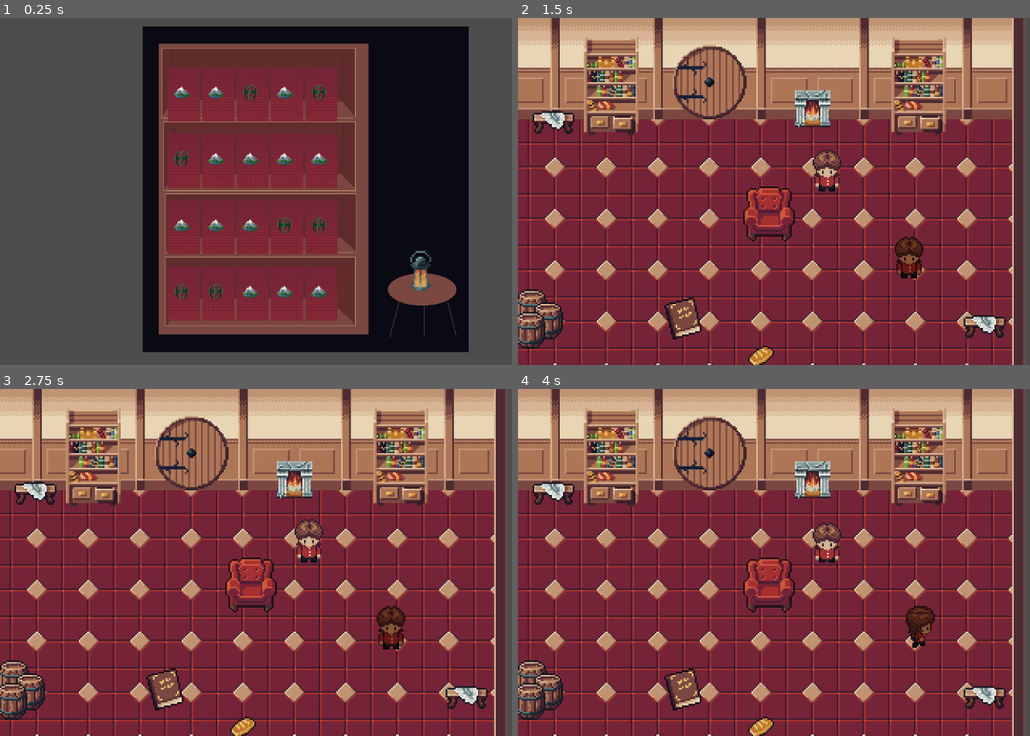
Above: before the commit, frames 1-4 (two rows, left to right).
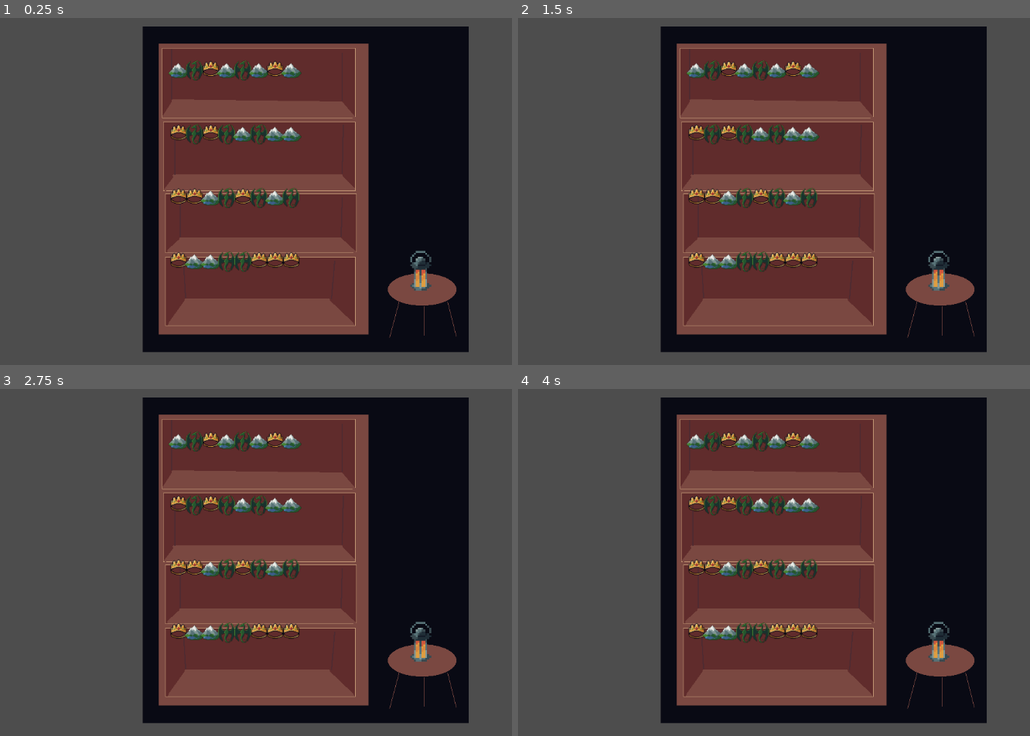
Above: after the commit, the same moments.

Repository: peterakerblom/hoblib
Game: Godot game, scene res://scenes/minigame/books_in_shelf.tscn
Same seed, same stepped clock (60 frames per second), same inputs: the game is played once before the commit and once after it. This scene is started directly instead of the project's main scene.
Inputs (mouse positions are in pixels of both pictures, inside the frame that each line leads up to):
- Up to frame 1 (0.25 s): no input
- Up to frame 2 (1.5 s): click (692, 87) at 0.52 s; click (712, 87) at 1.27 s
- Up to frame 3 (2.75 s): click (209, 458) at 2.02 s
- Up to frame 4 (4 s): click (743, 458) at 2.77 s; click (758, 458) at 3.52 s

The runs differ from the first frame. In frame 1, 14% of the frame differs, in the area x 32-66%, y 12-88%; in frame 2, 89%; in frame 3, 89%, in the area x 0-99%, y 0-100%; in frame 4, 89%.

Commit message:
wip minigame

Diff:
--- a/global/data.gd
+++ b/global/data.gd
@@ -4,5 +4,6 @@
 var library_standard := 10
 var genres := {
 	1 : "dragon",
-	2 : "mountain"
+	2 : "mountain",
+	3 : "crown",
 }
--- a/scenes/minigame/books_in_shelf.tscn
+++ b/scenes/minigame/books_in_shelf.tscn
@@ -3,7 +3,6 @@
 [ext_resource type="Script" uid="uid://btaurpq0smli8" path="res://scripts/minigame/books_in_shelf.gd" id="1_31w8l"]
 [ext_resource type="Texture2D" uid="uid://b2udnghf50le7" path="res://assets/sprites/minigame_shelf_640.png" id="1_gnhes"]
 [ext_resource type="Texture2D" uid="uid://yqna1apixot1" path="res://assets/lantern_32.png" id="2_nxuge"]
-[ext_resource type="PackedScene" uid="uid://c5my70684p2nu" path="res://scenes/minigame/shelf_level.tscn" id="4_ifevs"]
 [ext_resource type="Texture2D" uid="uid://cgvu2itdfjuf3" path="res://assets/sprites/ball_16.png" id="6_tej4a"]
 
 [node name="BooksInShelf" type="Control" unique_id=1870269912]
@@ -36,154 +35,6 @@
 [node name="VBoxContainer" type="VBoxContainer" parent="MarginContainer2/MarginContainer" unique_id=1073614996]
 layout_mode = 2
 
-[node name="MarginContainer" parent="MarginContainer2/MarginContainer/VBoxContainer" unique_id=1798199491 instance=ExtResource("4_ifevs")]
-visible = false
-layout_mode = 2
-
-[node name="MarginContainer2" type="MarginContainer" parent="MarginContainer2/MarginContainer/VBoxContainer" unique_id=1197526956]
-visible = false
-layout_mode = 2
-theme_override_constants/margin_top = 35
-
-[node name="Row2" type="HBoxContainer" parent="MarginContainer2/MarginContainer/VBoxContainer/MarginContainer2" unique_id=47339079]
-layout_mode = 2
-
-[node name="AspectRatioContainer" type="AspectRatioContainer" parent="MarginContainer2/MarginContainer/VBoxContainer/MarginContainer2/Row2" unique_id=968324345]
-custom_minimum_size = Vector2(60, 100)
-clip_contents = true
-layout_mode = 2
-stretch_mode = 3
-
-[node name="ColorRect" type="ColorRect" parent="MarginContainer2/MarginContainer/VBoxContainer/MarginContainer2/Row2/AspectRatioContainer" unique_id=783875120]
-layout_mode = 2
-color = Color(0.34436774, 0.55266136, 0.48811972, 1)
-
-[node name="AspectRatioContainer2" type="AspectRatioContainer" parent="MarginContainer2/MarginContainer/VBoxContainer/MarginContainer2/Row2" unique_id=866731228]
-custom_minimum_size = Vector2(60, 100)
-clip_contents = true
-layout_mode = 2
-stretch_mode = 3
-
-[node name="ColorRect" type="ColorRect" parent="MarginContainer2/MarginContainer/VBoxContainer/MarginContainer2/Row2/AspectRatioContainer2" unique_id=1663418709]
-layout_mode = 2
-color = Color(0.34436774, 0.55266136, 0.48811972, 1)
-
-[node name="AspectRatioContainer3" type="AspectRatioContainer" parent="MarginContainer2/MarginContainer/VBoxContainer/MarginContainer2/Row2" unique_id=1950612432]
-custom_minimum_size = Vector2(60, 100)
-clip_contents = true
-layout_mode = 2
-stretch_mode = 3
-
-[node name="ColorRect" type="ColorRect" parent="MarginContainer2/MarginContainer/VBoxContainer/MarginContainer2/Row2/AspectRatioContainer3" unique_id=557014425]
-layout_mode = 2
-color = Color(0.34436774, 0.55266136, 0.48811972, 1)
-
-[node name="AspectRatioContainer4" type="AspectRatioContainer" parent="MarginContainer2/MarginContainer/VBoxContainer/MarginContainer2/Row2" unique_id=267520581]
-custom_minimum_size = Vector2(60, 100)
-clip_contents = true
-layout_mode = 2
-stretch_mode = 3
-
-[node name="ColorRect" type="ColorRect" parent="MarginContainer2/MarginContainer/VBoxContainer/MarginContainer2/Row2/AspectRatioContainer4" unique_id=312337711]
-layout_mode = 2
-color = Color(0.34436774, 0.55266136, 0.48811972, 1)
-
-[node name="MarginContainer3" type="MarginContainer" parent="MarginContainer2/MarginContainer/VBoxContainer" unique_id=289402986]
-visible = false
-layout_mode = 2
-theme_override_constants/margin_top = 18
-
-[node name="Row3" type="HBoxContainer" parent="MarginContainer2/MarginContainer/VBoxContainer/MarginContainer3" unique_id=1130337763]
-layout_mode = 2
-
-[node name="AspectRatioContainer" type="AspectRatioContainer" parent="MarginContainer2/MarginContainer/VBoxContainer/MarginContainer3/Row3" unique_id=832913945]
-custom_minimum_size = Vector2(60, 100)
-clip_contents = true
-layout_mode = 2
-stretch_mode = 3
-
-[node name="ColorRect" type="ColorRect" parent="MarginContainer2/MarginContainer/VBoxContainer/MarginContainer3/Row3/AspectRatioContainer" unique_id=1493994479]
-layout_mode = 2
-color = Color(0.34436774, 0.55266136, 0.48811972, 1)
-
-[node name="AspectRatioContainer2" type="AspectRatioContainer" parent="MarginContainer2/MarginContainer/VBoxContainer/MarginContainer3/Row3" unique_id=2100082301]
-custom_minimum_size = Vector2(60, 100)
-clip_contents = true
-layout_mode = 2
-stretch_mode = 3
-
-[node name="ColorRect" type="ColorRect" parent="MarginContainer2/MarginContainer/VBoxContainer/MarginContainer3/Row3/AspectRatioContainer2" unique_id=1370244000]
-layout_mode = 2
-color = Color(0.34436774, 0.55266136, 0.48811972, 1)
-
-[node name="AspectRatioContainer3" type="AspectRatioContainer" parent="MarginContainer2/MarginContainer/VBoxContainer/MarginContainer3/Row3" unique_id=1993730746]
-custom_minimum_size = Vector2(60, 100)
-clip_contents = true
-layout_mode = 2
-stretch_mode = 3
-
-[node name="ColorRect" type="ColorRect" parent="MarginContainer2/MarginContainer/VBoxContainer/MarginContainer3/Row3/AspectRatioContainer3" unique_id=1744999936]
-layout_mode = 2
-color = Color(0.34436774, 0.55266136, 0.48811972, 1)
-
-[node name="AspectRatioContainer4" type="AspectRatioContainer" parent="MarginContainer2/MarginContainer/VBoxContainer/MarginContainer3/Row3" unique_id=300027794]
-custom_minimum_size = Vector2(60, 100)
-clip_contents = true
-layout_mode = 2
-stretch_mode = 3
-
-[node name="ColorRect" type="ColorRect" parent="MarginContainer2/MarginContainer/VBoxContainer/MarginContainer3/Row3/AspectRatioContainer4" unique_id=245836625]
-layout_mode = 2
-color = Color(0.34436774, 0.55266136, 0.48811972, 1)
-
-[node name="MarginContainer4" type="MarginContainer" parent="MarginContainer2/MarginContainer/VBoxContainer" unique_id=493949101]
-visible = false
-layout_mode = 2
-theme_override_constants/margin_top = 26
-
-[node name="Row4" type="HBoxContainer" parent="MarginContainer2/MarginContainer/VBoxContainer/MarginContainer4" unique_id=158715049]
-layout_mode = 2
-
-[node name="AspectRatioContainer" type="AspectRatioContainer" parent="MarginContainer2/MarginContainer/VBoxContainer/MarginContainer4/Row4" unique_id=632069150]
-custom_minimum_size = Vector2(60, 100)
-clip_contents = true
-layout_mode = 2
-stretch_mode = 3
-
-[node name="ColorRect" type="ColorRect" parent="MarginContainer2/MarginContainer/VBoxContainer/MarginContainer4/Row4/AspectRatioContainer" unique_id=1361265432]
-layout_mode = 2
-color = Color(0.34436774, 0.55266136, 0.48811972, 1)
-
-[node name="AspectRatioContainer2" type="AspectRatioContainer" parent="MarginContainer2/MarginContainer/VBoxContainer/MarginContainer4/Row4" unique_id=579740384]
-custom_minimum_size = Vector2(60, 100)
-clip_contents = true
-layout_mode = 2
-stretch_mode = 3
-
-[node name="ColorRect" type="ColorRect" parent="MarginContainer2/MarginContainer/VBoxContainer/MarginContainer4/Row4/AspectRatioContainer2" unique_id=86784916]
-layout_mode = 2
-color = Color(0.34436774, 0.55266136, 0.48811972, 1)
-
-[node name="AspectRatioContainer3" type="AspectRatioContainer" parent="MarginContainer2/MarginContainer/VBoxContainer/MarginContainer4/Row4" unique_id=1558775093]
-custom_minimum_size = Vector2(60, 100)
-clip_contents = true
-layout_mode = 2
-stretch_mode = 3
-
-[node name="ColorRect" type="ColorRect" parent="MarginContainer2/MarginContainer/VBoxContainer/MarginContainer4/Row4/AspectRatioContainer3" unique_id=2024662817]
-layout_mode = 2
-color = Color(0.34436774, 0.55266136, 0.48811972, 1)
-
-[node name="AspectRatioContainer4" type="AspectRatioContainer" parent="MarginContainer2/MarginContainer/VBoxContainer/MarginContainer4/Row4" unique_id=442210204]
-custom_minimum_size = Vector2(60, 100)
-clip_contents = true
-layout_mode = 2
-stretch_mode = 3
-
-[node name="ColorRect" type="ColorRect" parent="MarginContainer2/MarginContainer/VBoxContainer/MarginContainer4/Row4/AspectRatioContainer4" unique_id=1030397003]
-layout_mode = 2
-color = Color(0.34436774, 0.55266136, 0.48811972, 1)
-
 [node name="CanvasLayer" type="CanvasLayer" parent="." unique_id=725923597]
 
 [node name="PointLight2D" type="PointLight2D" parent="CanvasLayer" unique_id=863380790]
--- a/scenes/minigame/minigame_book.tscn
+++ b/scenes/minigame/minigame_book.tscn
@@ -17,6 +17,7 @@
 offset_bottom = 160.0
 grow_horizontal = 2
 grow_vertical = 2
+size_flags_vertical = 8
 texture_normal = ExtResource("1_7n8vj")
 ignore_texture_size = true
 script = ExtResource("1_enml1")
@@ -28,10 +29,10 @@
 anchor_top = 0.5
 anchor_right = 0.5
 anchor_bottom = 0.5
-offset_left = -20.0
-offset_top = -20.0
-offset_right = 20.0
-offset_bottom = 20.0
+offset_left = -10.0
+offset_top = -10.0
+offset_right = 11.0
+offset_bottom = 11.0
 grow_horizontal = 2
 grow_vertical = 2
 stretch_mode = 2
--- /dev/null
+++ b/scenes/minigame/test_btn.tscn
@@ -0,0 +1,13 @@
+[gd_scene format=3 uid="uid://cscnbr7x4fynt"]
+
+[ext_resource type="Script" uid="uid://07wc5lktrsyv" path="res://scripts/minigame/test_btn.gd" id="1_11e4b"]
+
+[node name="TestBtn" type="TextureButton" unique_id=434266250]
+offset_right = 8.0
+offset_bottom = 8.0
+script = ExtResource("1_11e4b")
+
+[node name="TextureRect" type="TextureRect" parent="." unique_id=286307311]
+layout_mode = 0
+offset_right = 40.0
+offset_bottom = 40.0
--- a/scripts/minigame/books_in_shelf.gd
+++ b/scripts/minigame/books_in_shelf.gd
@@ -4,22 +4,25 @@
 
 @onready var v_box: VBoxContainer = $MarginContainer2/MarginContainer/VBoxContainer
 var shelf_book = preload("res://scenes/minigame/shelf_book.tscn")
+var test_shelf_book = preload("res://scenes/minigame/test_btn.tscn")
 var target_genre: String = "dragon"
 
 func _ready() -> void:
 	for level in range(4):
 		var shelf_container: MarginContainer = MarginContainer.new()
-		shelf_container.add_theme_constant_override("margin_top", 20)
+		shelf_container.add_theme_constant_override("margin_top", 5)
 		shelf_container.add_theme_constant_override("margin_right", 0)
-		shelf_container.add_theme_constant_override("margin_bottom", 0)
+		shelf_container.add_theme_constant_override("margin_bottom", 10)
 
 		var row_container = HBoxContainer.new()
-
+		row_container.alignment = BoxContainer.ALIGNMENT_BEGIN
+		row_container.add_theme_constant_override("separation", 0)
 		shelf_container.add_child(row_container)
 		v_box.add_child(shelf_container)
-		for book_index in range(5):
-			var shelf_book = shelf_book.instantiate()
-			row_container.add_child(shelf_book)
+		for book_index in range(8):
+			#var new_shelf_book = shelf_book.instantiate()
+			var new_shelf_book = test_shelf_book.instantiate()
+			row_container.add_child(new_shelf_book)
 
 	for book in get_tree().get_nodes_in_group("minigame_books"):
 		book.connect("book_clicked", Callable(self, "_on_book_selected"))
--- a/scripts/minigame/minigame_book.gd
+++ b/scripts/minigame/minigame_book.gd
@@ -7,17 +7,24 @@
 
 @onready var genre_icon: TextureRect = $TextureRectIcon
 
+
 func _ready() -> void:
+	#set_size(Vector2(10, 10))
+	#set_custom_minimum_size(Vector2(randi_range(25, 40), randi_range(70, 120)))
+	set_custom_minimum_size(Vector2(30, 100))
+	#set_custom_maximum_size(Vector2(randi_range(25, 40), randi_range(70, 120)))
+	set_custom_maximum_size(Vector2(30, 100))
 	var genre_nbr = randi_range(1, Data.genres.size())
 	genre_name = Data.genres[genre_nbr]
 	var img_path = "res://assets/sprites/icon_" + genre_name + "_32.png"
 	var image = Image.load_from_file(img_path)
 	var texture: Texture2D = ImageTexture.create_from_image(image)
 
-	#if genre_texture:
 	if texture:
 		genre_icon.texture = texture
+
 	add_to_group("minigame_books")
+
 
 
 func _on_pressed() -> void:
--- /dev/null
+++ b/scripts/minigame/test_btn.gd
@@ -0,0 +1,36 @@
+#extends Button
+extends TextureButton
+
+#signal book_clicked(genre)
+var genre_name: String
+#@export var genre_texture: Texture2D
+@onready var texture_rect: TextureRect = $TextureRect
+
+#@onready var genre_icon: TextureRect = $TextureRectIcon
+
+func _ready() -> void:
+	#set_size(Vector2(10, 10))
+	#set_custom_minimum_size(Vector2(randi_range(25, 40), randi_range(70, 120)))
+	set_custom_minimum_size(Vector2(30, 100))
+	#set_custom_maximum_size(Vector2(randi_range(25, 40), randi_range(70, 120)))
+	set_custom_maximum_size(Vector2(30, 100))
+	var genre_nbr = randi_range(1, Data.genres.size())
+	genre_name = Data.genres[genre_nbr]
+	var img_path = "res://assets/sprites/icon_" + genre_name + "_32.png"
+	var image = Image.load_from_file(img_path)
+	var texture: Texture2D = ImageTexture.create_from_image(image)
+
+	if texture:
+		texture_rect.texture = texture
+	#self.size = Vector2(3, 3)
+	add_to_group("minigame_books")
+	print("self.size")
+	print(self.size)
+	print("self.get_size()")
+	print(self.get_size())
+
+
+#func _on_pressed() -> void:
+	#print("genre_name")
+	#print(genre_name)
+	#emit_signal("book_clicked", genre_name)
--- /dev/null
+++ b/scripts/minigame/test_btn_backup.gd
@@ -0,0 +1,34 @@
+extends Button
+#signal book_clicked(genre)
+var genre_name: String
+#@export var genre_texture: Texture2D
+@onready var texture_rect: TextureRect = $TextureRect
+
+#@onready var genre_icon: TextureRect = $TextureRectIcon
+
+func _ready() -> void:
+	#set_size(Vector2(10, 10))
+	#set_custom_minimum_size(Vector2(randi_range(25, 40), randi_range(70, 120)))
+	set_custom_minimum_size(Vector2(30, 100))
+	#set_custom_maximum_size(Vector2(randi_range(25, 40), randi_range(70, 120)))
+	set_custom_maximum_size(Vector2(30, 100))
+	var genre_nbr = randi_range(1, Data.genres.size())
+	genre_name = Data.genres[genre_nbr]
+	var img_path = "res://assets/sprites/icon_" + genre_name + "_32.png"
+	var image = Image.load_from_file(img_path)
+	var texture: Texture2D = ImageTexture.create_from_image(image)
+
+	if texture:
+		texture_rect.texture = texture
+	#self.size = Vector2(3, 3)
+	add_to_group("minigame_books")
+	print("self.size")
+	print(self.size)
+	print("self.get_size()")
+	print(self.get_size())
+
+
+#func _on_pressed() -> void:
+	#print("genre_name")
+	#print(genre_name)
+	#emit_signal("book_clicked", genre_name)
Not shown, added: scripts/minigame/test_btn.gd.uid
Not shown, added: scripts/minigame/test_btn_backup.gd.uid
